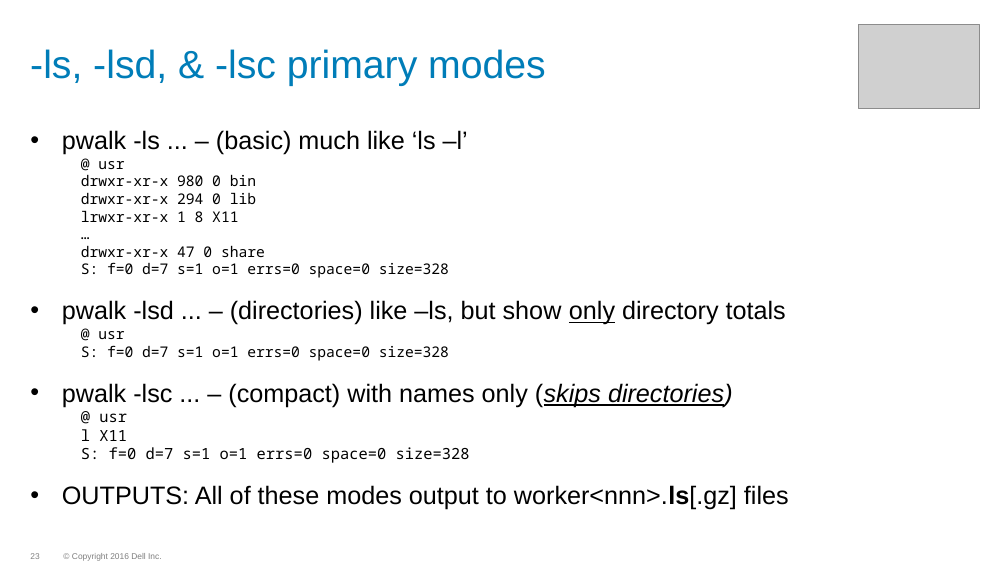
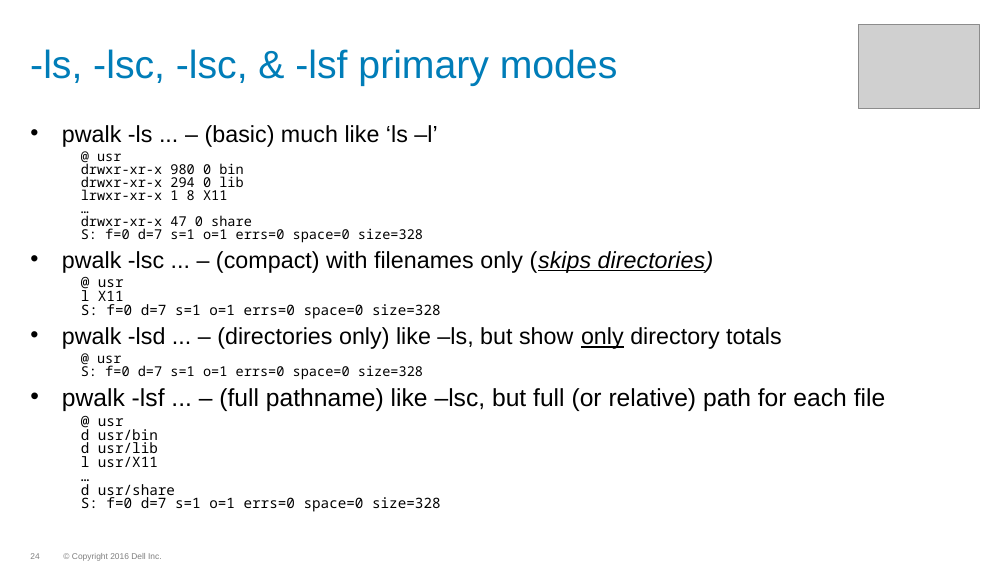
Before and after one commit to WhizBob/pwalk, a slide deck: slide 24 of doc/pwalk_slides.pptx (slide 23 before the commit). Drawn at 1008x567 pixels with LibreOffice and Linux fonts; fonts in the diff are those of the drawing; grey boxes stand for pictures; background and template pictures are left out. Boxes give left, top, right and bottom in pixels: in the first picture for what was removed or moved away, otherwise in the second. Text is boxed around its words. In the diff, an @@ line names an element or a change of style, - is before the commit and + after.

```diff
--- a/doc/pwalk_slides.pptx
+++ b/doc/pwalk_slides.pptx
@@ title at (30, 49, 618, 86): text changed @@
--ls, -lsd, & -lsc primary modes
+-ls, -lsc, -lsc, & -lsf primary modes
@@ text at (62, 125, 441, 319): size 18 to 16.6 pt in "pwalk -ls ... – (basic) much like ..."; size 10.5 to 9.7 pt in "@ usr", "drwxr-xr-x 980 0 bin", "drwxr-xr-x 294 0 lib", "lrwxr-xr-x 1 8 X11" and 3 more places; size 11 to 10.2 pt in "@ usr", "l X11", "S: f=0 d=7 s=1 o=1 errs=0 space=0 ..."; line spacing 1 to 0.8; less space between paragraphs @@
@@ text at (62, 251, 714, 273): text changed; size 18 to 16.6 pt @@
-• pwalk -lsd ... – (directories) like –ls, but show only directory totals
-@ usr
-S: f=0 d=7 s=1 o=1 errs=0 space=0 size=328
-• pwalk -lsc ... – (compact) with names only (skips directories)
+• pwalk -lsc ... – (compact) with filenames only (skips directories)
@@ text at (62, 327, 885, 512): text changed; size 18 to 10.2 pt @@
-• OUTPUTS: All of these modes output to worker<nnn>.ls[.gz] files
+• pwalk -lsd ... – (directories only) like –ls, but show only directory totals
+@ usr
+S: f=0 d=7 s=1 o=1 errs=0 space=0 size=328
+• pwalk -lsf ... – (full pathname) like –lsc, but full (or relative) path for each file
+@ usr
+d usr/bin
+d usr/lib
+l usr/X11
+…
+d usr/share
+S: f=0 d=7 s=1 o=1 errs=0 space=0 size=328
```
Also in this commit, not shown: 10 other slides changed, 1 slide added, 7 other files.
